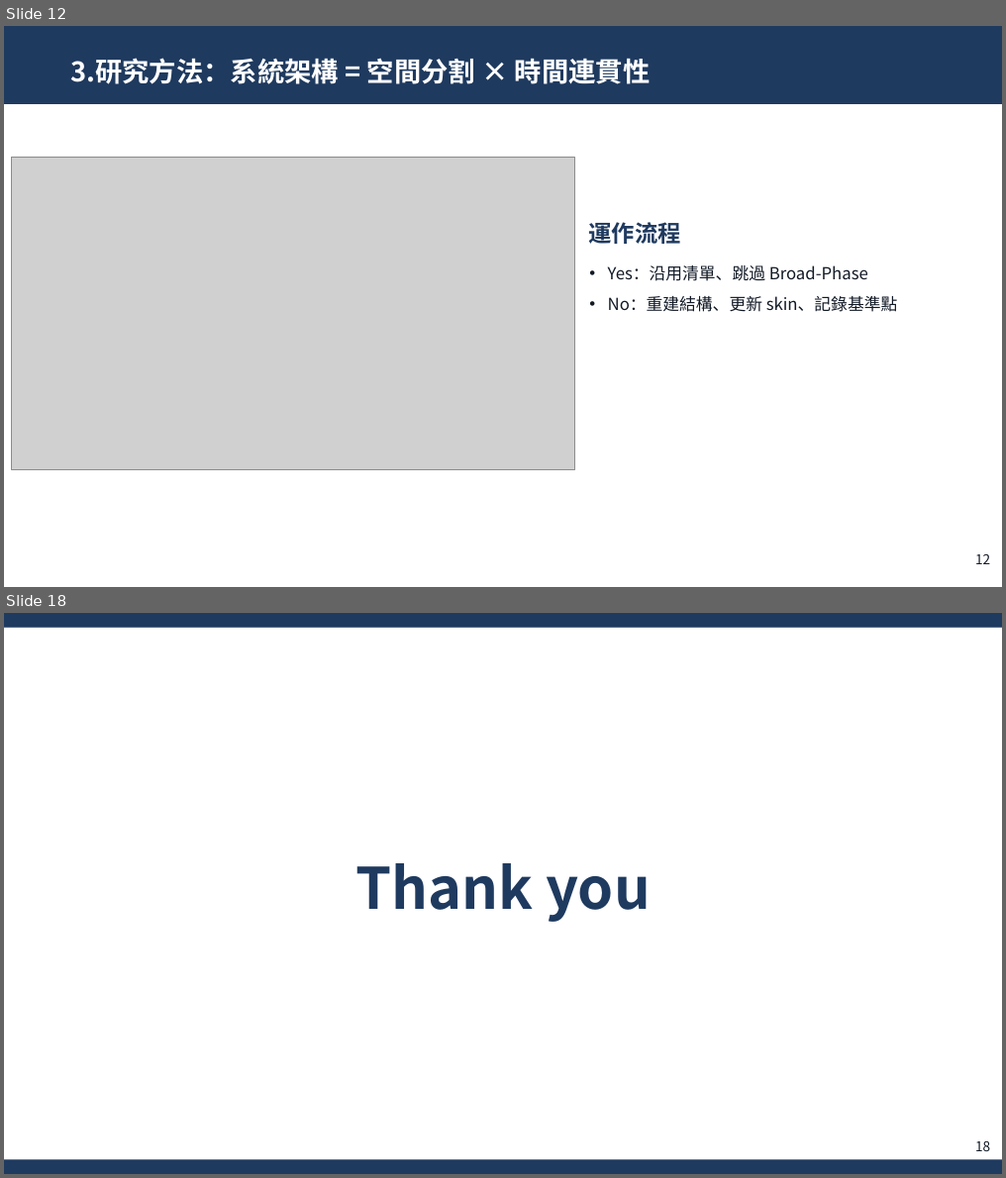
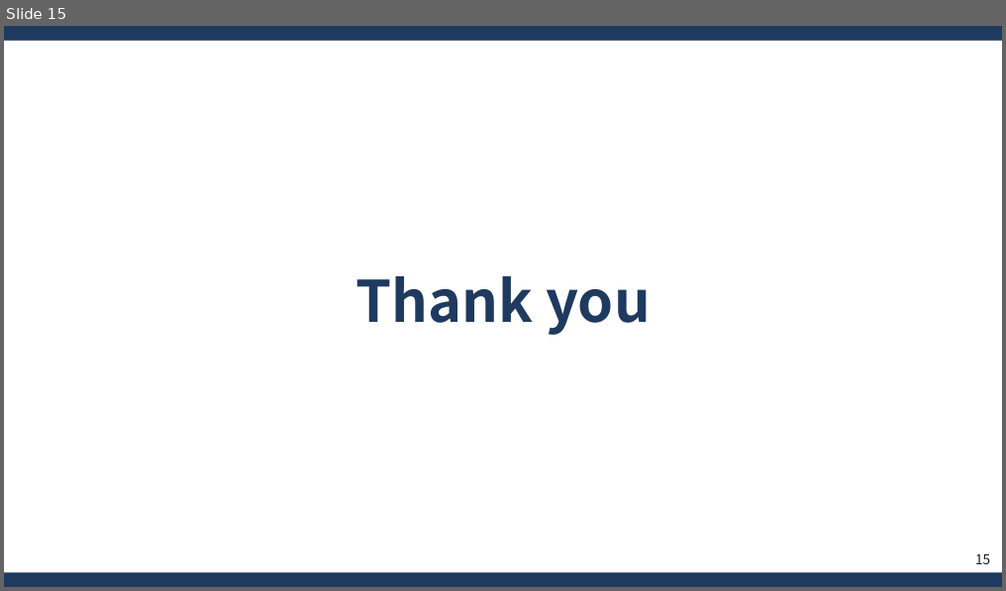
Before and after one commit to JasonYangCKSH/nbody_initial_project, a slide deck: 專題競賽/2. 口頭簡報/專題成果簡報.pptx. Shown one above the other, each under a label of ours: slides 12 and 18 before the commit, slide 15 after it; the slides between them are not shown. The pictures are 1006x1178 and 1006x591 pixels, drawn with LibreOffice and Linux fonts; fonts in the diff are those of the drawing; grey boxes stand for pictures. Boxes give left, top, right and bottom in pixels: in the first picture for what was removed or moved away, otherwise in the second. Text is boxed around its words. In the diff, an @@ line names an element or a change of style, - is before the commit and + after.

```diff
--- a/專題競賽/2. 口頭簡報/專題成果簡報.pptx
+++ b/專題競賽/2. 口頭簡報/專題成果簡報.pptx
@@ slide 12 removed at [4, 26, 1002, 587], background #FFFFFF @@
@@ rectangle removed at [4, 26, 1002, 104] @@
@@ title removed at [70, 58, 650, 84] @@
-3.研究方法：系統架構 = 空間分割 × 時間連貫性
@@ picture removed at [12, 157, 575, 471] @@
@@ text removed at [588, 222, 680, 244] @@
-運作流程
@@ text removed at [608, 266, 898, 312] @@
-• Yes：沿用清單、跳過 Broad-Phase
-• No：重建結構、更新 skin、記錄基準點
@@ page number removed at [975, 555, 990, 565] @@
-12
@@ what was slide 18 is now slide 15 @@
@@ page number at [975, 555, 990, 565]: text changed @@
-18
+15
```
Also in this commit, not shown: 12 slides changed, 2 slides added, 4 other slides removed.
